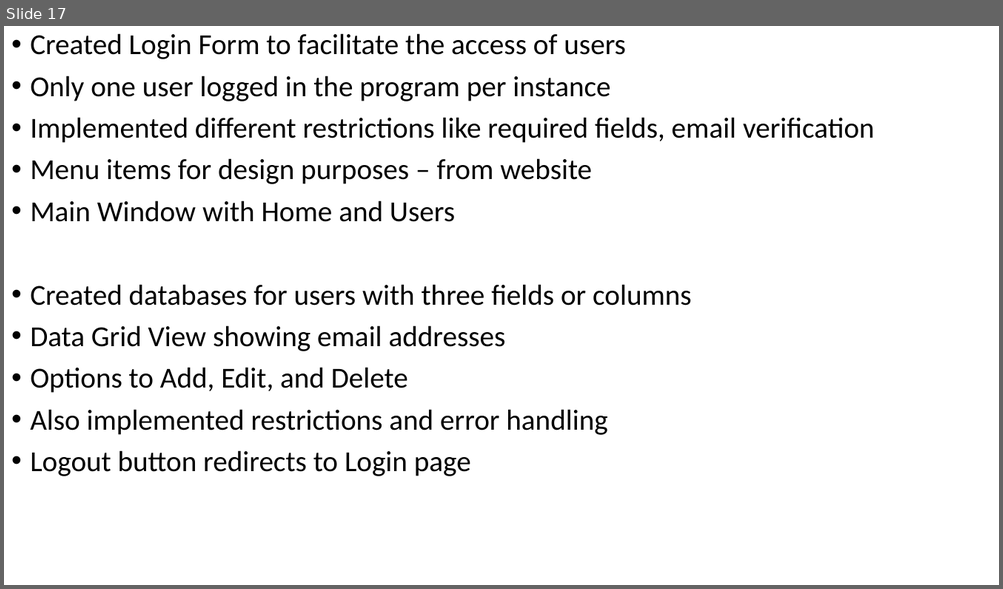
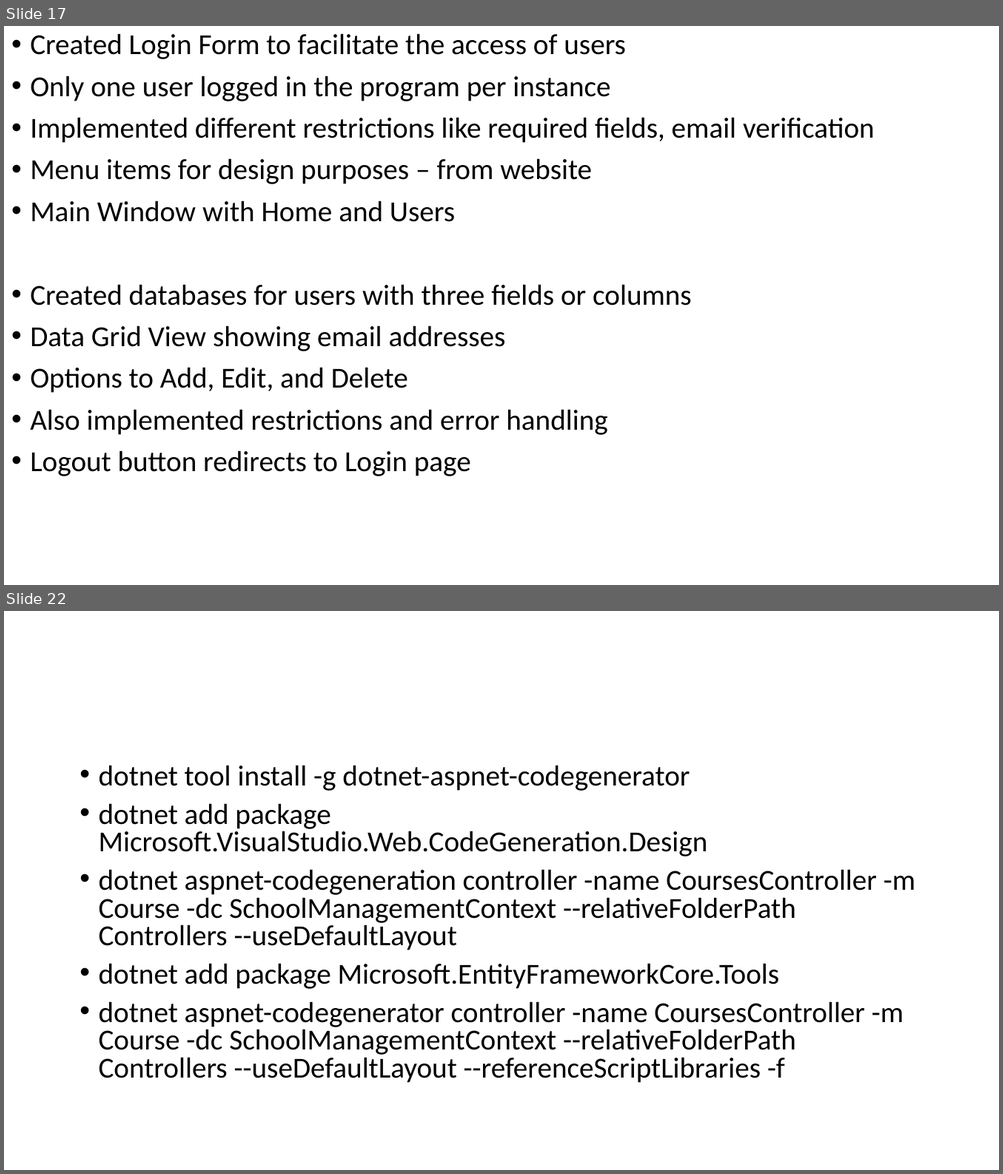
Before and after one commit to benicastro/internship-software-engineer, a slide deck: Serving Intel.pptx. Shown one above the other, each under a label of ours: slide 17 before the commit, slides 17 and 22 after it; the slides between them are not shown. The pictures are 1003x589 and 1003x1174 pixels, drawn with LibreOffice and Linux fonts; fonts in the diff are those of the drawing. Boxes give left, top, right and bottom in pixels: in the first picture for what was removed or moved away, otherwise in the second. Text is boxed around its words. In the diff, an @@ line names an element or a change of style, - is before the commit and + after.

```diff
--- a/Serving Intel.pptx
+++ b/Serving Intel.pptx
@@ slide 22 added at (4, 611, 999, 1170), background #FFFFFF @@
@@ text added at (99, 765, 915, 1083), 28 pt, text #000000 @@
+• dotnet tool install -g dotnet-aspnet-codegenerator
+• dotnet add package Microsoft.VisualStudio.Web.CodeGeneration.Design
+• dotnet aspnet-codegeneration controller -name CoursesController -m Course -dc SchoolManagementContext --relativeFolderPath Controllers --useDefaultLayout
+• dotnet add package Microsoft.EntityFrameworkCore.Tools
+• dotnet aspnet-codegenerator controller -name CoursesController -m Course -dc SchoolManagementContext --relativeFolderPath Controllers --useDefaultLayout --referenceScriptLibraries -f
```
Also in this commit, not shown: 2 slides changed, 7 other slides added, 1 slide removed, 19 other files.
